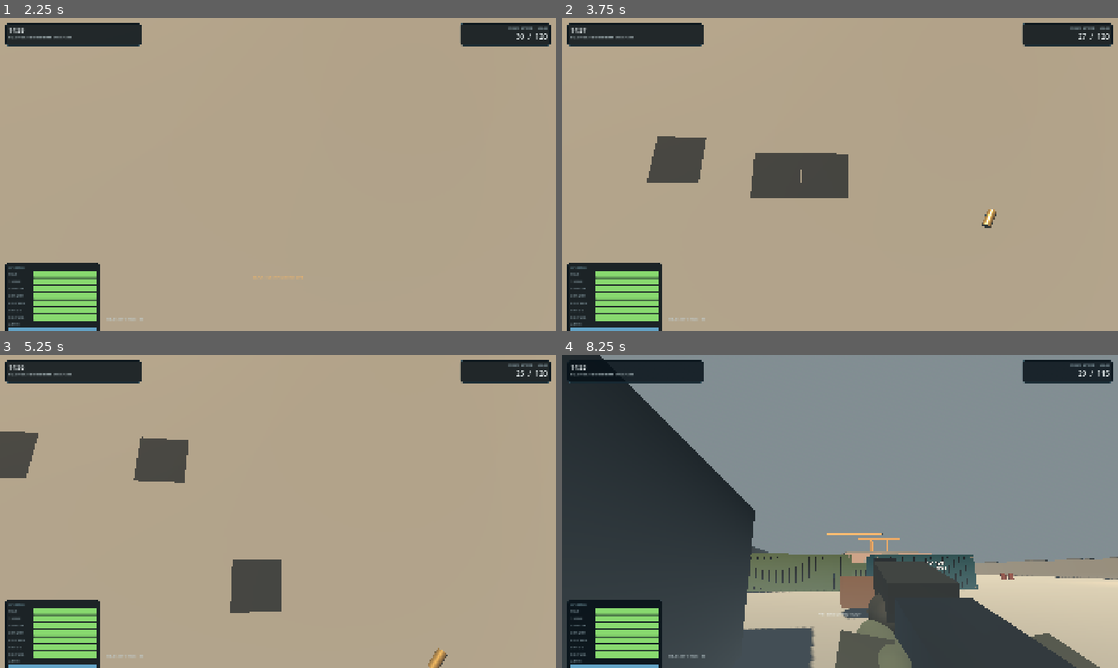
Above: before the commit, frames 1-4 (two rows, left to right).
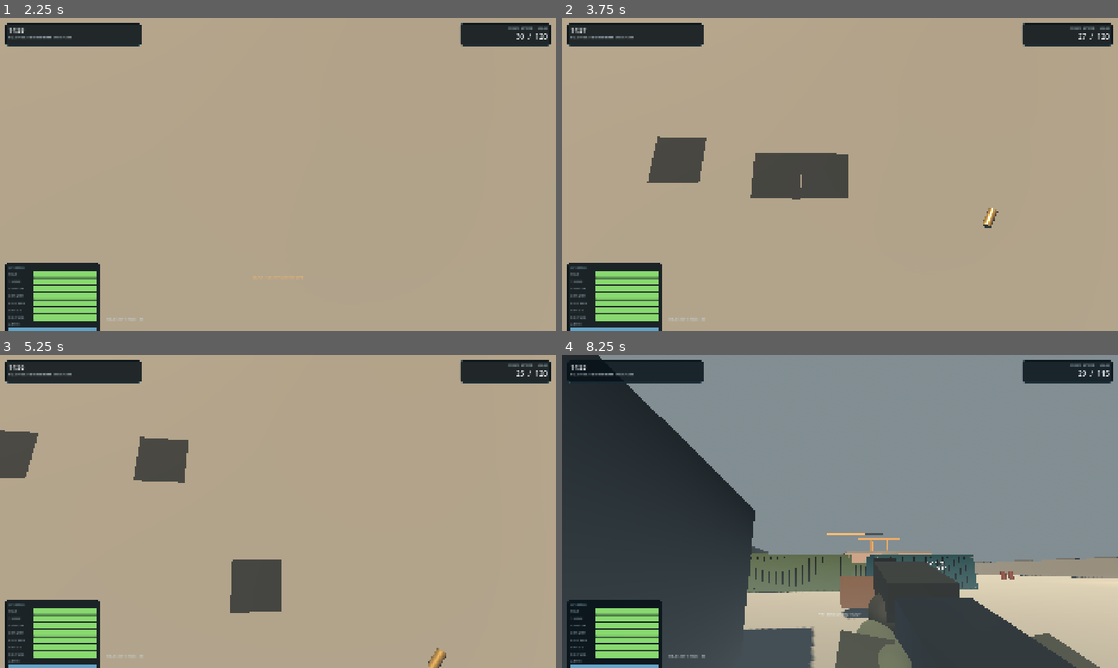
Above: after the commit, the same moments.

Repository: philliparthur98-ops/Blacksite-extraction
Game: Godot game, scene res://scenes/Main.tscn
Same seed, same stepped clock (60 frames per second), same inputs: the game is played once before the commit and once after it.
Inputs (mouse positions are in pixels of both pictures, inside the frame that each line leads up to):
- Up to frame 1 (2.25 s): click "DEPLOY" at 0.5 s; click "DEPLOY TO HARBOR DISTRICT" at 1.25 s; tap Enter at 2 s; move the mouse to (305, 174) at 2.02 s; hold W (move_forward) from 2.03 s (still down); right-click (305, 174) at 2.1 s
- Up to frame 2 (3.75 s): keep holding W (move_forward); click (867, 174) at 2.3 s; move the mouse to (812, 174) at 2.77 s; click (812, 174) at 2.85 s; tap Shift (sprint) at 3.05, 3.6 s; tap Space at 3.5 s; move the mouse to (851, 168) at 3.52 s; click (851, 168) at 3.67 s
- Up to frame 3 (5.25 s): keep holding W (move_forward); right-click (289, 505) at 3.8 s; move the mouse to (272, 517) at 4.27 s; right-click (272, 517) at 4.35 s; click (272, 517) at 4.55 s; move the mouse to (316, 514) at 5.02 s; tap Ctrl (crouch) at 5.1 s; click (316, 514) at 5.17 s
- Up to frame 4 (8.25 s): tap Shift (sprint) at 5.3, 7.35 s; tap R (reload) at 5.65 s; move the mouse to (795, 508) at 5.77 s; click (795, 508) at 5.85 s; right-click (795, 508) at 6.05 s; move the mouse to (845, 511) at 6.52 s; tap F (interact) at 6.6 s; click (845, 511) at 6.8 s; tap Enter at 7.25 s; move the mouse to (817, 505) at 7.27 s; release W (move_forward) at 7.28 s; hold D (move_right) 7.28-8.03 s; click (817, 505) at 7.42 s; move the mouse to (867, 511) at 8.02 s; hold W (move_forward) from 8.03 s (still down); tap 1 (weapon_1) at 8.1 s; click (867, 511) at 8.17 s

Frame 1 is identical in both runs. In frame 2, less than 0.1% of the frame differs, in the area x 15-79%, y 37-68%; in frame 3, less than 0.1%; in frame 4, 0.4%, in the area x 6-100%, y 0-88%.

Commit message:
Upgrade v1.02 first-person rig and shared fire state

Diff:
--- a/desktop/scripts/player_v102.gd
+++ b/desktop/scripts/player_v102.gd
@@ -1,10 +1,15 @@
 class_name BlacksitePlayerV102
 extends BlacksitePlayer
 
-# v1.02 weapon runtime state. The base player owns presentation and combat;
-# this subclass guarantees per-weapon magazine/reserve persistence for the raid.
+# v1.02 raid-persistent weapon state + authored first-person presentation.
 var weapon_runtime: Dictionary = {}
-var smoke_bypass_fire_input: bool = false
+
+# Authored WRAD first-person arms. The build vendors this CC0 GLB before Godot import.
+var authored_arms_model: Node3D
+var authored_skeleton: Skeleton3D
+var weapon_socket: BoneAttachment3D
+var uses_authored_fp_arms: bool = false
+var authored_motion_time: float = 0.0
 
 func _persist_current_weapon() -> void:
     if weapon_data.is_empty() or weapon_ids.is_empty():
@@ -14,6 +19,85 @@
         "ammo": ammo,
         "reserve": reserve
     }
+
+func _find_skeleton(node: Node) -> Skeleton3D:
+    if node is Skeleton3D:
+        return node as Skeleton3D
+    for child in node.get_children():
+        var found := _find_skeleton(child)
+        if found != null:
+            return found
+    return null
+
+func _find_weapon_socket_bone(skeleton: Skeleton3D) -> String:
+    for exact in ["socket.r","socket_r","weapon.r","weapon_r","hand.r","hand_r","RightHand","right_hand"]:
+        if skeleton.find_bone(exact) >= 0:
+            return exact
+    for i in range(skeleton.get_bone_count()):
+        var bone_name := str(skeleton.get_bone_name(i))
+        var lower := bone_name.to_lower()
+        var right_side := lower.ends_with(".r") or lower.ends_with("_r") or lower.contains("right")
+        if right_side and (lower.contains("socket") or lower.contains("hand") or lower.contains("wrist")):
+            return bone_name
+    return ""
+
+func _configure_fp_meshes(node: Node) -> void:
+    if node is MeshInstance3D:
+        var mesh_node := node as MeshInstance3D
+        mesh_node.cast_shadow = GeometryInstance3D.SHADOW_CASTING_SETTING_OFF
+        mesh_node.visibility_range_end = 0.0
+    for child in node.get_children():
+        _configure_fp_meshes(child)
+
+func _build_first_person_arms() -> void:
+    var asset := "res://assets/characters/WRAD_Arms.glb"
+    if ResourceLoader.exists(asset):
+        var packed = load(asset)
+        if packed is PackedScene:
+            arms_root = Node3D.new()
+            arms_root.name = "FirstPersonArms"
+            weapon_anchor.add_child(arms_root)
+
+            authored_arms_model = (packed as PackedScene).instantiate()
+            authored_arms_model.name = "WRAD_FirstPersonRig"
+            authored_arms_model.position = Vector3.ZERO
+            authored_arms_model.rotation_degrees = Vector3.ZERO
+            authored_arms_model.scale = Vector3.ONE
+            arms_root.add_child(authored_arms_model)
+            _configure_fp_meshes(authored_arms_model)
+
+            authored_skeleton = _find_skeleton(authored_arms_model)
+            if authored_skeleton != null:
+                var socket_bone := _find_weapon_socket_bone(authored_skeleton)
+                if socket_bone != "":
+                    weapon_socket = BoneAttachment3D.new()
+                    weapon_socket.name = "WeaponSocket"
+                    weapon_socket.bone_name = socket_bone
+                    authored_skeleton.add_child(weapon_socket)
+                    uses_authored_fp_arms = true
+                    return
+
+            # Asset loaded but did not expose a usable rig. Remove it before
+            # falling back so the player never sees duplicate arms.
+            arms_root.queue_free()
+            arms_root = null
+            authored_arms_model = null
+            authored_skeleton = null
+            weapon_socket = null
+
+    super._build_first_person_arms()
+
+func _socket_current_viewmodel() -> void:
+    if not uses_authored_fp_arms or weapon_socket == null or viewmodel == null:
+        return
+    if not is_instance_valid(weapon_socket) or not is_instance_valid(viewmodel):
+        return
+    if viewmodel.get_parent() == weapon_socket:
+        return
+    # Preserve the base player's calibrated weapon placement at the instant it
+    # becomes a child of the authored right-hand socket. Subsequent armature
+    # motion carries the weapon and hands as one coherent first-person rig.
+    viewmodel.reparent(weapon_socket,true)
 
 func _load_weapon(index: int) -> void:
     # Save the weapon being put away before the base implementation changes index.
@@ -32,29 +116,93 @@
         reserve = int(state.get("reserve",reserve))
     else:
         weapon_runtime[target_id] = {"ammo":ammo,"reserve":reserve}
+    _socket_current_viewmodel()
     _emit_hud()
 
+func _consume_round_state() -> bool:
+    # Authoritative ammunition/cooldown state transition shared by normal
+    # gameplay and the headless regression. Input, VFX, ballistics and audio
+    # intentionally live outside this pure state transition.
+    if dead or reloading or fire_cooldown > 0.0 or ammo <= 0:
+        return false
+    ammo -= 1
+    fire_cooldown = 60.0/float(weapon_data.get("rpm",600.0))
+    _persist_current_weapon()
+    return true
+
 func _try_fire() -> void:
-    # Headless CI cannot capture a system cursor, so the smoke path exercises
-    # the exact ammunition mutation/persistence portion of a shot without
-    # depending on DisplayServer mouse state. Normal gameplay still delegates
-    # to the full base firing path including ballistics, recoil, audio and VFX.
-    if smoke_bypass_fire_input:
-        if ammo <= 0 or reloading or fire_cooldown > 0.0:
-            return
-        ammo -= 1
-        fire_cooldown = 60.0/float(weapon_data.get("rpm",600.0))
-        _persist_current_weapon()
-        return
-
-    var before := ammo
-    super._try_fire()
-    if ammo != before:
-        _persist_current_weapon()
+    if dead or reloading or fire_cooldown > 0.0 or Input.mouse_mode != Input.MOUSE_MODE_CAPTURED:
+        return
+    if ammo <= 0:
+        toast_requested.emit("MAGAZINE EMPTY")
+        return
+    if not _consume_round_state():
+        return
+
+    weapon_kick = 0.18 if current_weapon_index == 2 else (0.075 if current_weapon_index == 1 else 0.105)
+    var arm_ratio := minf(float(body_health["left_arm"])/float(max_health["left_arm"]),float(body_health["right_arm"])/float(max_health["right_arm"]))
+    var injury_recoil := lerpf(1.7,1.0,clampf(arm_ratio,0.0,1.0))
+    recoil_pitch += (0.72 if aiming else 1.06)*injury_recoil
+    recoil_yaw += randf_range(-0.20,0.20)*injury_recoil
+    camera_roll += randf_range(-0.30,0.30)
+
+    muzzle_mesh.visible = true
+    muzzle_mesh.rotation_degrees.z = randf_range(0.0,360.0)
+    muzzle_light.light_energy = 5.6 if current_weapon_index != 2 else 7.2
+    get_tree().create_timer(0.038).timeout.connect(func() -> void:
+        if is_instance_valid(muzzle_mesh): muzzle_mesh.visible = false
+        if is_instance_valid(muzzle_light): muzzle_light.light_energy = 0.0
+    )
+    if shot_audio and shot_audio.stream:
+        shot_audio.pitch_scale = randf_range(0.97,1.025)
+        shot_audio.play()
+
+    if current_weapon_index == 1:
+        _play_view_animation("slide-open",4.2)
+        get_tree().create_timer(0.045).timeout.connect(func() -> void: _play_view_animation("slide-close",4.5))
+    elif current_weapon_index == 2:
+        get_tree().create_timer(0.18).timeout.connect(func() -> void: _play_view_animation("charge-open",2.0))
+        get_tree().create_timer(0.34).timeout.connect(func() -> void: _play_view_animation("charge-close",2.0))
+
+    _eject_casing()
+    var pellets := int(weapon_data.get("pellets",1))
+    for i in range(pellets):
+        _fire_ray(i,pellets,arm_ratio)
+    _emit_hud()
 
 func _finish_reload() -> void:
     super._finish_reload()
     _persist_current_weapon()
+
+func _process(delta: float) -> void:
+    super._process(delta)
+    if dead or not uses_authored_fp_arms or authored_arms_model == null or not is_instance_valid(authored_arms_model):
+        return
+
+    authored_motion_time += delta
+    var target_pos := Vector3.ZERO
+    var target_rot := Vector3.ZERO
+    var idle_breath := sin(authored_motion_time*1.8)*0.006
+
+    if sprinting:
+        target_pos = Vector3(0.015,-0.030,0.018)
+        target_rot = Vector3(-4.0,-2.0,4.5)
+    elif reloading:
+        var progress := 1.0-clampf(reload_timer/maxf(reload_total,0.01),0.0,1.0)
+        target_pos = Vector3(-0.015,-0.018,0.015+sin(progress*PI)*0.018)
+        target_rot = Vector3(3.0+sin(progress*PI)*4.0,2.5,-5.0)
+    elif aiming:
+        target_pos = Vector3(0.0,-0.006,-0.008)
+        target_rot = Vector3(0.0,0.0,0.0)
+    else:
+        target_pos = Vector3(0.0,idle_breath,0.0)
+        target_rot = Vector3(idle_breath*80.0,0.0,sin(authored_motion_time*1.15)*0.22)
+
+    authored_arms_model.position = authored_arms_model.position.lerp(target_pos,clampf(delta*9.0,0.0,1.0))
+    authored_arms_model.rotation_degrees = authored_arms_model.rotation_degrees.lerp(target_rot,clampf(delta*8.0,0.0,1.0))
+
+func has_authored_first_person_rig() -> bool:
+    return uses_authored_fp_arms and authored_skeleton != null and weapon_socket != null and is_instance_valid(weapon_socket) and viewmodel != null and is_instance_valid(viewmodel) and viewmodel.get_parent() == weapon_socket
 
 func get_weapon_runtime_state(id: String) -> Dictionary:
     if id == weapon_ids[current_weapon_index]:
@@ -62,7 +210,8 @@
     return (weapon_runtime.get(id,{}) as Dictionary).duplicate(true)
 
 func smoke_ammo_persistence_regression() -> bool:
-    # Exercise fire-state mutation, switching and production reload completion.
+    # Exercise the same production state transition used by live firing, plus
+    # switching and production reload completion.
     _load_weapon(0)
     var id := weapon_ids[0]
     var starting_mag := ammo
@@ -70,27 +219,24 @@
     if starting_mag < 4:
         return false
 
-    smoke_bypass_fire_input = true
     fire_cooldown = 0.0
-    _try_fire()
+    if not _consume_round_state():
+        return false
     var after_fire_mag := ammo
     if after_fire_mag != starting_mag-1 or reserve != starting_reserve:
-        smoke_bypass_fire_input = false
         return false
 
     _load_weapon(1)
     _load_weapon(0)
     if ammo != after_fire_mag or reserve != starting_reserve:
-        smoke_bypass_fire_input = false
-        return false
-
-    # Spend two more rounds, reload through the production reload completion
-    # path, then switch away/back and verify consumed reserve remains consumed.
+        return false
+
     fire_cooldown = 0.0
-    _try_fire()
+    if not _consume_round_state():
+        return false
     fire_cooldown = 0.0
-    _try_fire()
-    smoke_bypass_fire_input = false
+    if not _consume_round_state():
+        return false
 
     var pre_reload_mag := ammo
     var pre_reload_reserve := reserve
